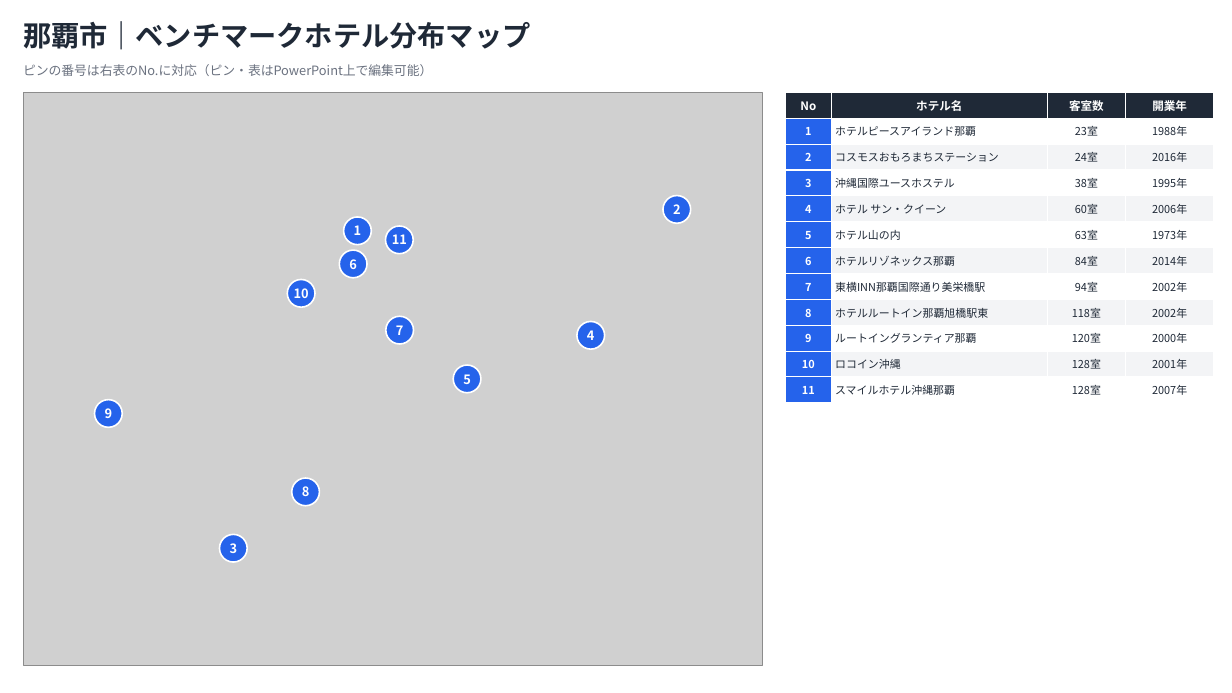
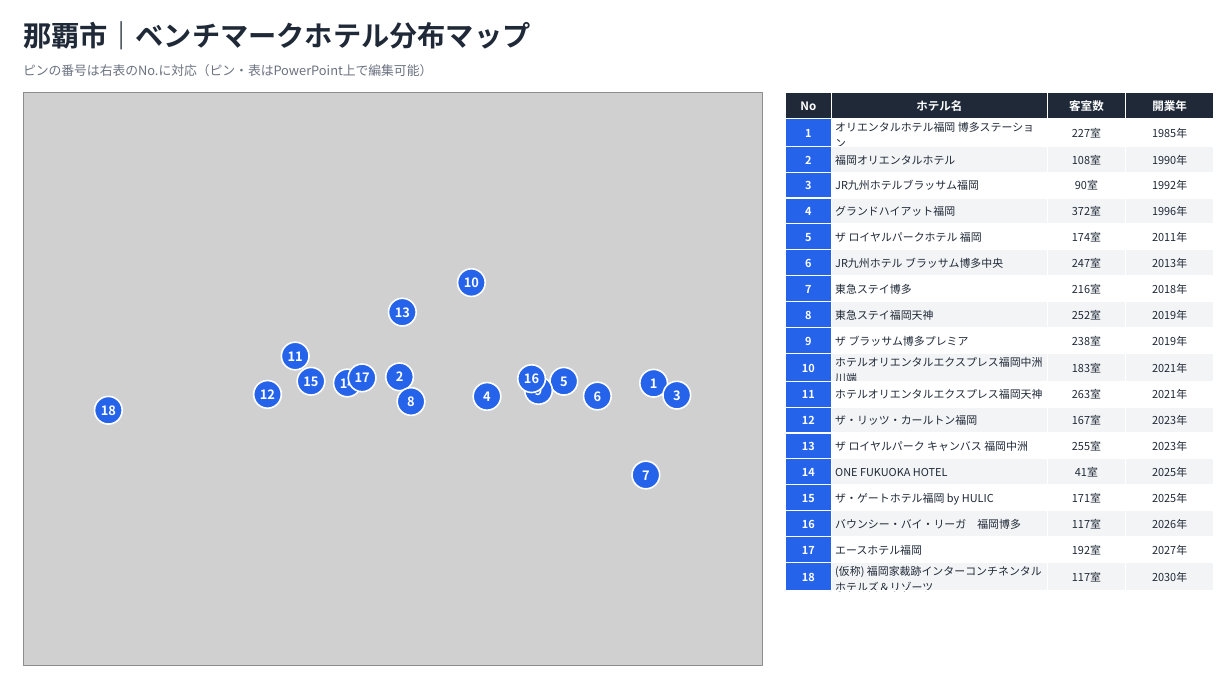
Before and after one commit to mitsurusakamoto10-sketch/MS, a slide deck: slide 2 of output/benchmark_hotels.pptx. Drawn at 1232x693 pixels with LibreOffice and Linux fonts; fonts in the diff are those of the drawing; grey boxes stand for pictures. Boxes give left, top, right and bottom in pixels: in the first picture for what was removed or moved away, otherwise in the second. Text is boxed around its words. In the diff, an @@ line names an element or a change of style, - is before the commit and + after.

```diff
--- a/output/benchmark_hotels.pptx
+++ b/output/benchmark_hotels.pptx
@@ table removed at (786,92,1214,403), 12 rows, 4 columns @@
-No | ホテル名 | 客室数 | 開業年
-1 | ホテルピースアイランド那覇 | 23室 | 1988年
-2 | コスモスおもろまちステーション | 24室 | 2016年
-3 | 沖縄国際ユースホステル | 38室 | 1995年
-4 | ホテル サン・クイーン | 60室 | 2006年
-5 | ホテル山の内 | 63室 | 1973年
-6 | ホテルリゾネックス那覇 | 84室 | 2014年
-7 | 東横INN那覇国際通り美栄橋駅 | 94室 | 2002年
-8 | ホテルルートイン那覇旭橋駅東 | 118室 | 2002年
-9 | ルートイングランティア那覇 | 120室 | 2000年
-10 | ロコイン沖縄 | 128室 | 2001年
-11 | スマイルホテル沖縄那覇 | 128室 | 2007年
@@ table added at (786,92,1214,596), 19 rows, 4 columns @@
+No | ホテル名 | 客室数 | 開業年
+1 | オリエンタルホテル福岡 博多ステーション | 227室 | 1985年
+2 | 福岡オリエンタルホテル | 108室 | 1990年
+3 | JR九州ホテルブラッサム福岡 | 90室 | 1992年
+4 | グランドハイアット福岡 | 372室 | 1996年
+5 | ザ ロイヤルパークホテル 福岡 | 174室 | 2011年
+6 | JR九州ホテル ブラッサム博多中央 | 247室 | 2013年
+7 | 東急ステイ博多 | 216室 | 2018年
+8 | 東急ステイ福岡天神 | 252室 | 2019年
+9 | ザ ブラッサム博多プレミア | 238室 | 2019年
+10 | ホテルオリエンタルエクスプレス福岡中洲川端 | 183室 | 2021年
+11 | ホテルオリエンタルエクスプレス福岡天神 | 263室 | 2021年
+12 | ザ・リッツ・カールトン福岡 | 167室 | 2023年
+13 | ザ ロイヤルパーク キャンバス 福岡中洲 | 255室 | 2023年
+14 | ONE FUKUOKA HOTEL | 41室 | 2025年
+15 | ザ・ゲートホテル福岡 by HULIC | 171室 | 2025年
+16 | バウンシー・バイ・リーガ 福岡博多 | 117室 | 2026年
+17 | エースホテル福岡 | 192室 | 2027年
+18 | (仮称) 福岡家裁跡インターコンチネンタルホテルズ＆リゾーツ | 117室 | 2030年
@@ ellipse "10": place and size @@
-ellipse "10" at (287,279,315,307)
+ellipse "10" at (457,269,485,297)
@@ ellipse added at (388,299,416,326), fill #2563EB, outline #FFFFFF 1.25 pt, 10 pt, text #FFFFFF, bold @@
+13
@@ ellipse "11": place and size @@
-ellipse "11" at (385,226,413,254)
+ellipse "11" at (282,342,310,370)
@@ ellipse added at (254,381,282,409), fill #2563EB, outline #FFFFFF 1.25 pt, 10 pt, text #FFFFFF, bold @@
+12
@@ ellipse added at (298,368,325,396), fill #2563EB, outline #FFFFFF 1.25 pt, 10 pt, text #FFFFFF, bold @@
+15
@@ ellipse added at (334,370,361,397), fill #2563EB, outline #FFFFFF 1.25 pt, 10 pt, text #FFFFFF, bold @@
+14
@@ ellipse added at (348,364,376,392), fill #2563EB, outline #FFFFFF 1.25 pt, 10 pt, text #FFFFFF, bold @@
+17
@@ ellipse "2": place and size @@
-ellipse "2" at (664,196,691,224)
+ellipse "2" at (385,363,413,391)
@@ ellipse "8": place and size @@
-ellipse "8" at (292,478,320,506)
+ellipse "8" at (397,388,425,416)
@@ ellipse "4": place and size @@
-ellipse "4" at (577,322,604,349)
+ellipse "4" at (473,383,501,410)
@@ ellipse added at (518,365,545,393), fill #2563EB, outline #FFFFFF 1.25 pt, 10 pt, text #FFFFFF, bold @@
+16
@@ ellipse "9": place and size @@
-ellipse "9" at (94,400,122,428)
+ellipse "9" at (525,377,553,405)
@@ ellipse "5": place and size @@
-ellipse "5" at (453,365,481,393)
+ellipse "5" at (550,368,578,396)
@@ ellipse "6": place and size @@
-ellipse "6" at (339,250,367,278)
+ellipse "6" at (584,383,612,410)
@@ ellipse "1": place and size @@
-ellipse "1" at (344,217,372,245)
+ellipse "1" at (640,370,667,397)
@@ ellipse "3": place and size @@
-ellipse "3" at (220,534,248,562)
+ellipse "3" at (664,382,691,409)
@@ ellipse added at (94,396,122,424), fill #2563EB, outline #FFFFFF 1.25 pt, 10 pt, text #FFFFFF, bold @@
+18
@@ ellipse "7": place and size @@
-ellipse "7" at (386,316,414,344)
+ellipse "7" at (632,461,660,489)
```
Also in this commit, not shown: 2 other slides changed, 4 other files.
